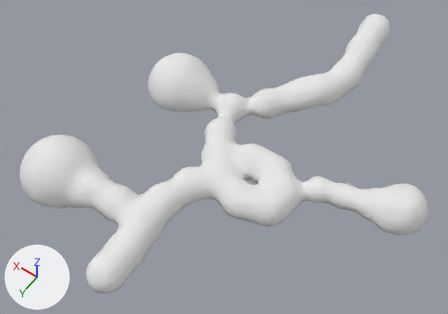
What one commit did to the FBX model Unity/MM7/Assets/Models/Caves/EmeraldIsland/TempleOfTheMoon.fbx.
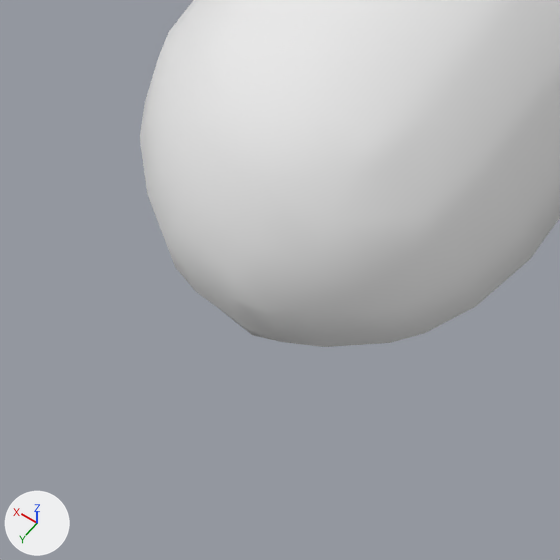
Each version is shown whole from a 50 mm camera at (-11.52, 34.96, 29.82) aimed at (3.02, 14.6, -2.17), then close up on the part from 16% to 28% of the width and 83% to 100% of the height. Every picture has the same lights, and +X, +Y and +Z are marked at lower left.

Names of what the first close-up shows: 'Mball.030'.
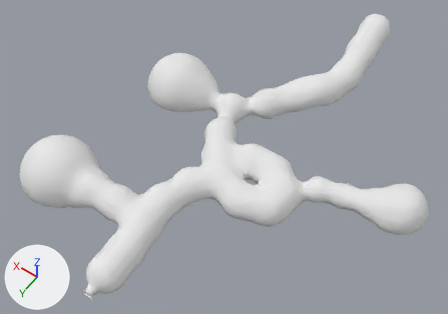
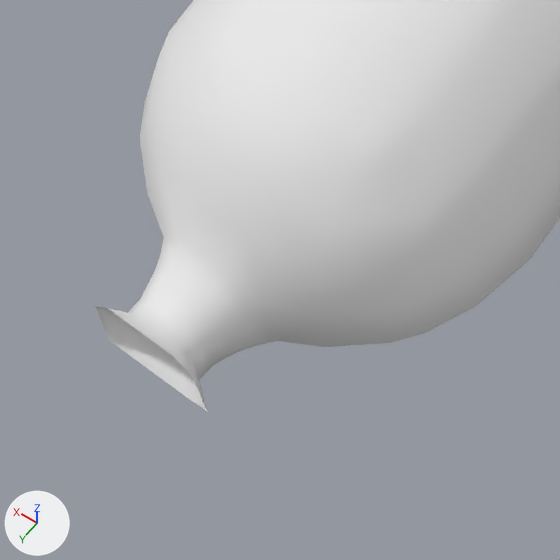
Commit message: temple of the moon continued

Edits to the bpy script that builds the scene:
```text
Change me_mesh:
    used by ob_mball_030; location = (0.0, 0.0, 0.0)
    remove me_mesh.from_pydata(...)  # 4762 vertices, 5774 faces; spans x -9.8..13.9, y -1.1..26.2, z -3.9..0.9
    add me_mesh.from_pydata(...)  # 4806 vertices, 5813 faces; spans x -9.8..13.9, y -1.1..26.7, z -3.9..0.9
    me_mesh part 1
    3 vertices are removed from x 3.8..4.2, y 26.2, z -3.3..-2.9
    9 faces are deleted
    2 vertices move from x 3.8..4.2, y 26.2, z -3.5..-3.3 to x 3.8..4.3, y 26.2..26.3, z -3.4..-3.3
    47 vertices are added at x 3.6..4.4, y 26.3..26.7, z -3.4..-2.8
    48 new faces join them
```

What differs and where, as boxes [x1, y1, x2, y2] in the close-ups (560 x 560 px):
'Mball.030', reshaped: before [140, 0, 560, 347]; after [95, 0, 560, 411]
part 1 of me_mesh, built on: before [165, 232, 281, 342]; after [95, 236, 277, 411]
